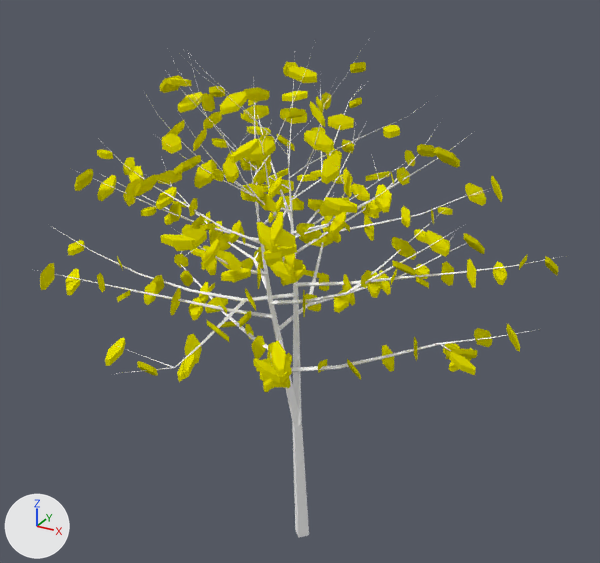
The Blender file Assets/Luggage/Models/CheapTree.blend: old version first, new version second.
Both versions are drawn from a 50 mm lens placed at (12.21, -22.38, 21.72), pointed at (0.24, -0.62, 10.84). Every picture has the same lights, and +X, +Y and +Z are marked at lower left.

The scene before the commit, as lines of its bpy script (objects in view):
```python
ob_leaves = bpy.data.objects.new('leaves', me_leaves)
ob_leaves.parent = ob_tree
ob_leaves.location = (0.0, 0.0, 0.0)
ob_tree = bpy.data.objects.new('tree', cu_tree_001)
ob_tree.location = (0.0, 0.0, 0.0)
ob_tree.scale = (1.0, 1.0, 0.756)
```
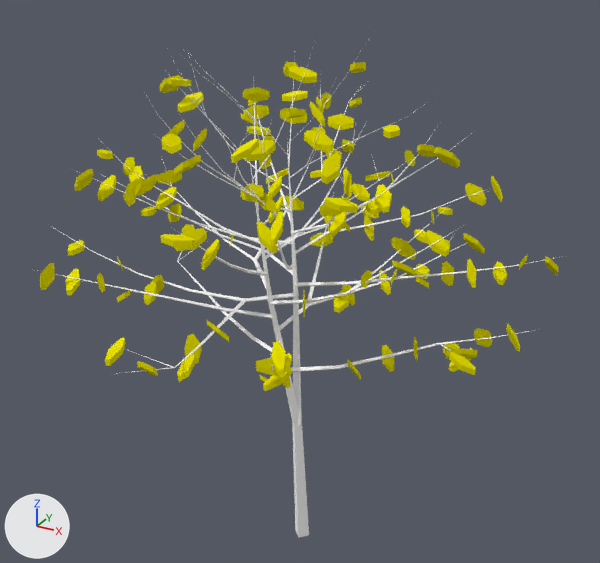
The change, as a list of edits to the scene's bpy script:
```text
Change me_leaves:
    used by ob_leaves; parent = ob_tree; location = (0.0, 0.0, 0.0)
    remove me_leaves.from_pydata(...)  # 2496 vertices, 2080 faces; spans x -7.4..7.9, y -8.1..5.5, z 9.7..23.4
    add me_leaves.from_pydata(...)  # 1574 vertices, 1304 faces; spans x -7.4..7.9, y -8.1..5.5, z 9.9..23.4
    me_leaves part 1: 76 loose pieces with 912 vertices, spanning x -6.7..3.2, y -6.7..3.9, z 9.7..22.6, are deleted
    me_leaves part 2
    10 vertices are removed from x -3.1..1.6, y -3.9..-0.4, z 11.7..15.5
    259 faces are deleted
    243 new faces join them
```

Where the change shows, as pixel boxes [x1, y1, x2, y2] in the pictures (600 x 563 px; the box of a moved part takes in the faces that stretch with it):
'leaves', reshaped: before [40, 62, 558, 392]; after [40, 62, 558, 391]
part 1 of me_leaves, deleted (yellow): before [164, 86, 410, 392]
part 2 of me_leaves, moved or reshaped: before [97, 107, 527, 388]; after [97, 107, 527, 376]
